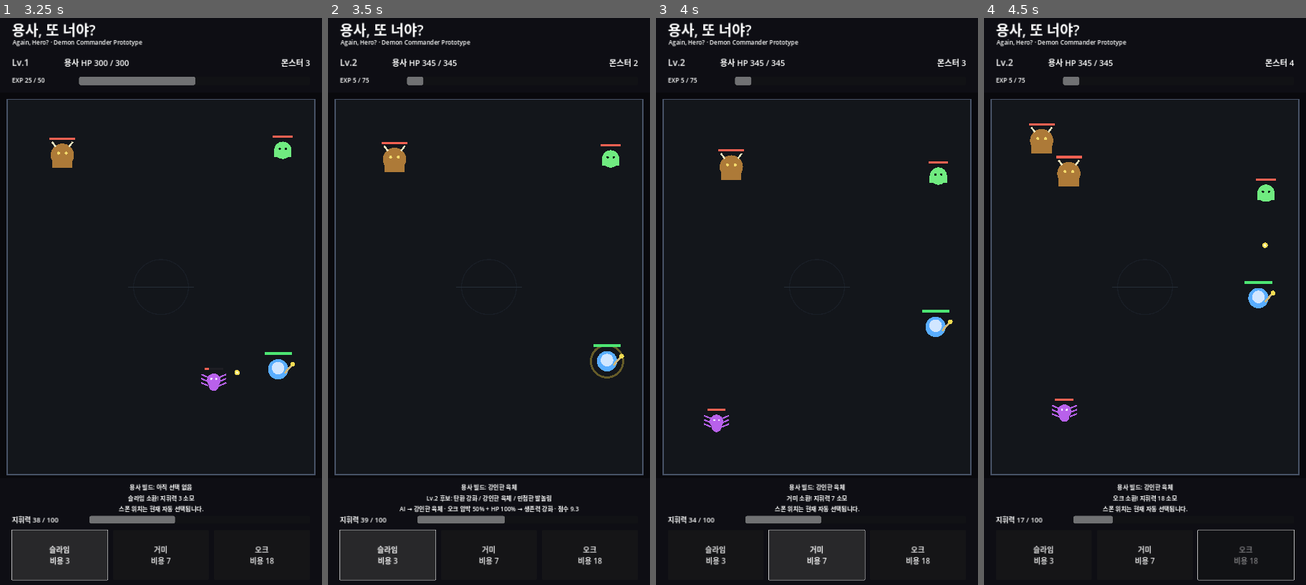
Above: before the commit, frames 1-4 (left to right).
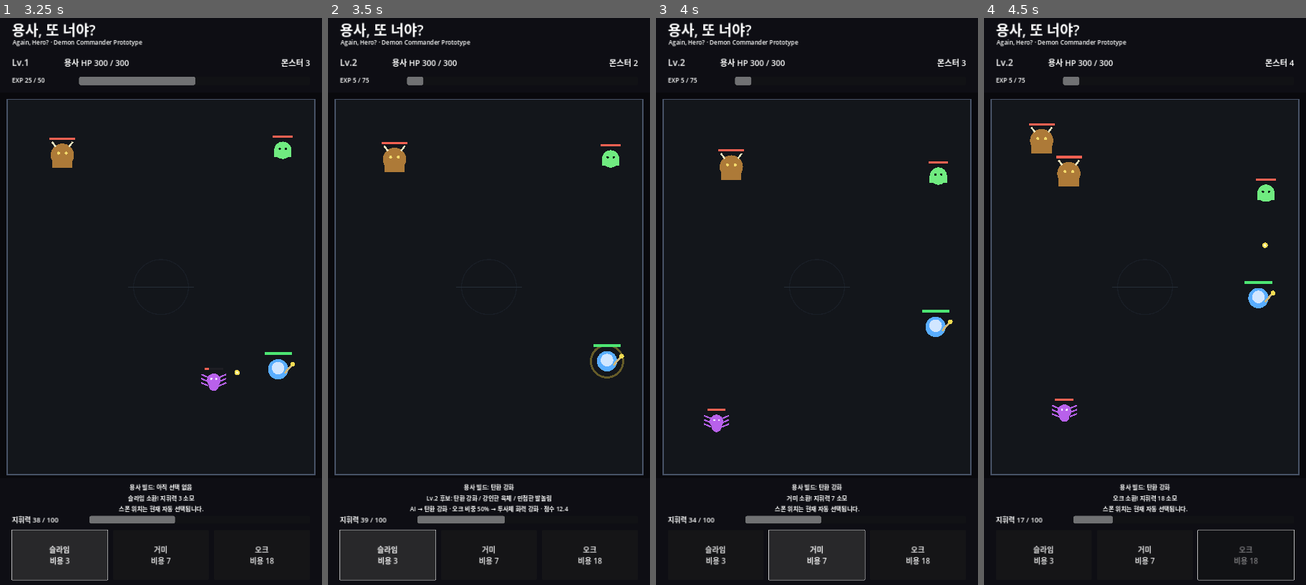
Above: after the commit, the same moments.

Repository: MinSung0732/Again-Hero-
Game: Godot game, scene res://src/main/Main.tscn
The game is run twice, just before and just after one commit, with the same random seed, the same clock (stepped at 60 frames per second) and the same inputs.
Inputs:
- Up to frame 1 (3.25 s): click "슬라임 비용 3" at 0.5 s; click "거미 비용 7" at 1.25 s; click "오크 비용 18" at 2 s; click "슬라임 비용 3" at 2.75 s
- Up to frame 2 (3.5 s): no input
- Up to frame 3 (4 s): click "거미 비용 7" at 3.5 s
- Up to frame 4 (4.5 s): click "오크 비용 18" at 4.25 s

Frame 1 is identical in both runs. In frame 2, 0.6% of the frame differs, in the area x 22-78%, y 7-88%; in frame 3, 0.2%; in frame 4, 0.2%.

Commit message:
refactor: score ranged projectile power augment

Diff:
--- a/src/ai/hero_build_ai.gd
+++ b/src/ai/hero_build_ai.gd
@@ -40,7 +40,7 @@
 	var tank_ratio: float = _ratio(int(role_counts.get("tank", 0)), total_count)
 
 	match candidate_id:
-		"sword_mastery":
+		"projectile_power":
 			score += orc_ratio * 4.0
 			score += tank_ratio * 2.0
 			if nearby_count <= 2:
@@ -102,11 +102,11 @@
 	var reason := ""
 
 	match candidate_id:
-		"sword_mastery":
+		"projectile_power":
 			if orc_ratio >= 0.30:
-				reason = "오크 비중 %.0f%% → 단일 화력 강화" % (orc_ratio * 100.0)
+				reason = "오크 비중 %.0f%% → 투사체 화력 강화" % (orc_ratio * 100.0)
 			else:
-				reason = "근처 적 %d명 → 안정적인 단일 화력 선호" % nearby_count
+				reason = "근처 적 %d명 → 안정적인 투사체 화력 선호" % nearby_count
 		"rapid_strikes":
 			if slime_ratio >= 0.40:
 				reason = "슬라임 비중 %.0f%% → 빠른 물량 처리 선호" % (slime_ratio * 100.0)
